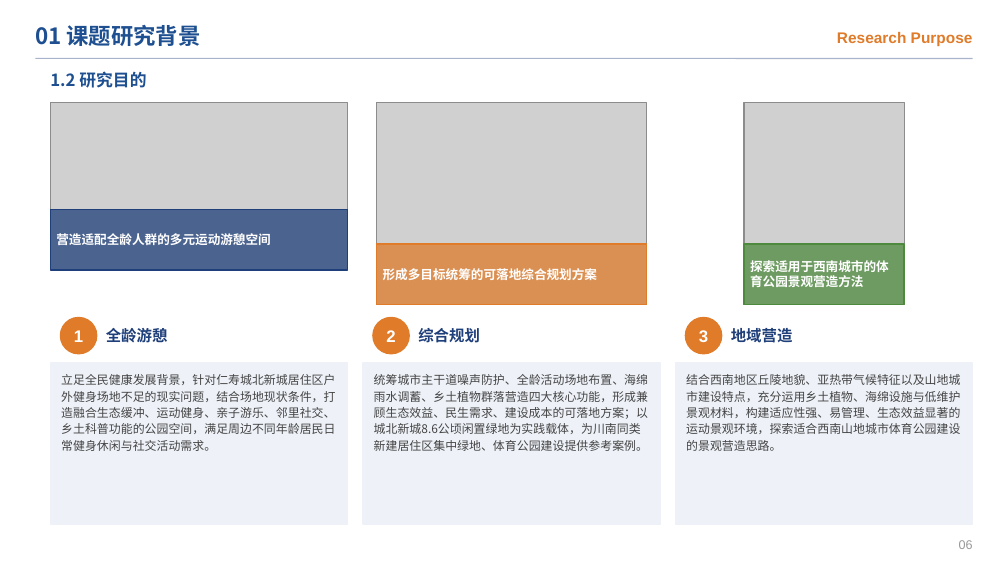
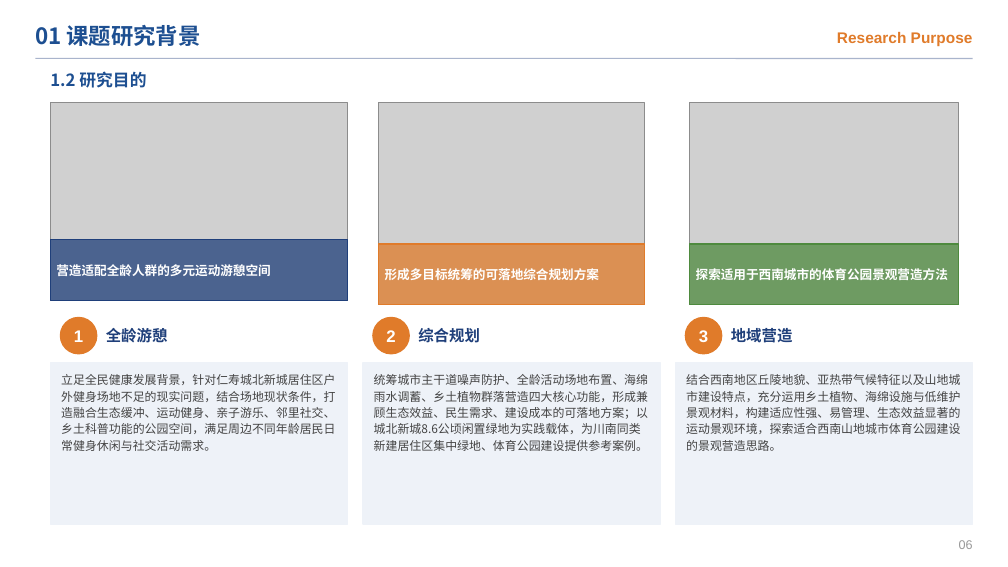
Before and after one commit to chun96309-cloud/lxfs, a slide deck: slide 8 of 跃动栖园_开题答辩PPT.pptx. Drawn at 1008x567 pixels with LibreOffice and Linux fonts; fonts in the diff are those of the drawing; grey boxes stand for pictures. Boxes give left, top, right and bottom in pixels: in the first picture for what was removed or moved away, otherwise in the second. Text is boxed around its words. In the diff, an @@ line names an element or a change of style, - is before the commit and + after.

```diff
--- a/跃动栖园_开题答辩PPT.pptx
+++ b/跃动栖园_开题答辩PPT.pptx
@@ picture: place and size @@
-picture at (50,103,348,270)
+picture at (50,103,348,300)
@@ picture: place and size @@
-picture at (744,103,904,304)
+picture at (689,103,959,304)
@@ rectangle: place and size @@
-rectangle at (50,210,348,270)
+rectangle at (50,240,348,300)
@@ text "营造适配全龄人群的多元运动游憩空间": place and size @@
-text "营造适配全龄人群的多元运动游憩空间" at (56,233,270,245)
+text "营造适配全龄人群的多元运动游憩空间" at (56,264,270,276)
@@ rectangle: place and size @@
-rectangle at (744,244,904,304)
+rectangle at (689,244,959,304)
@@ text "探索适用于西南城市的体育公园景观营造方法" rewrapped from (750,260,889,287) to (696,268,948,280) @@
```
Also in this commit, not shown: 20 other slides changed, 38 other files.
